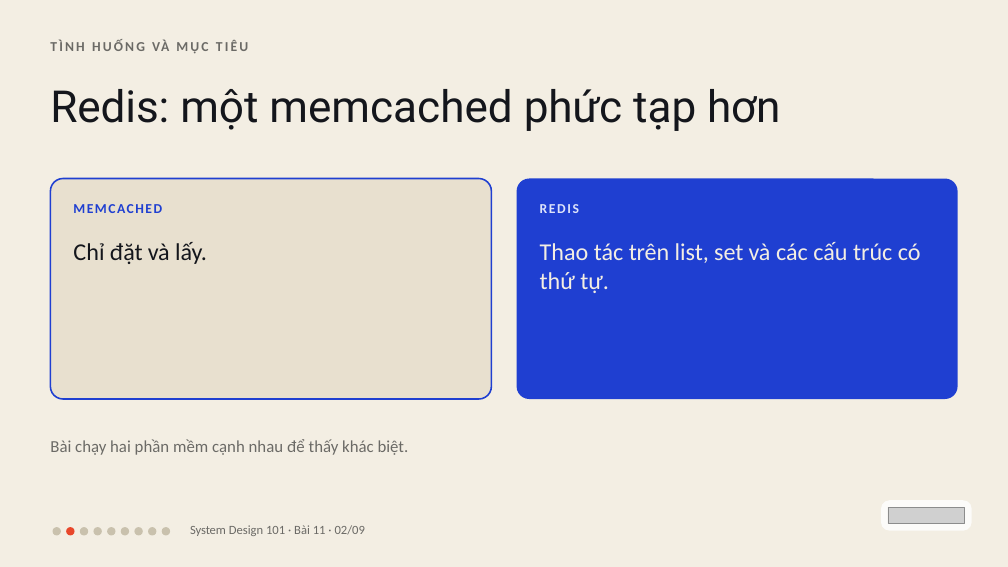
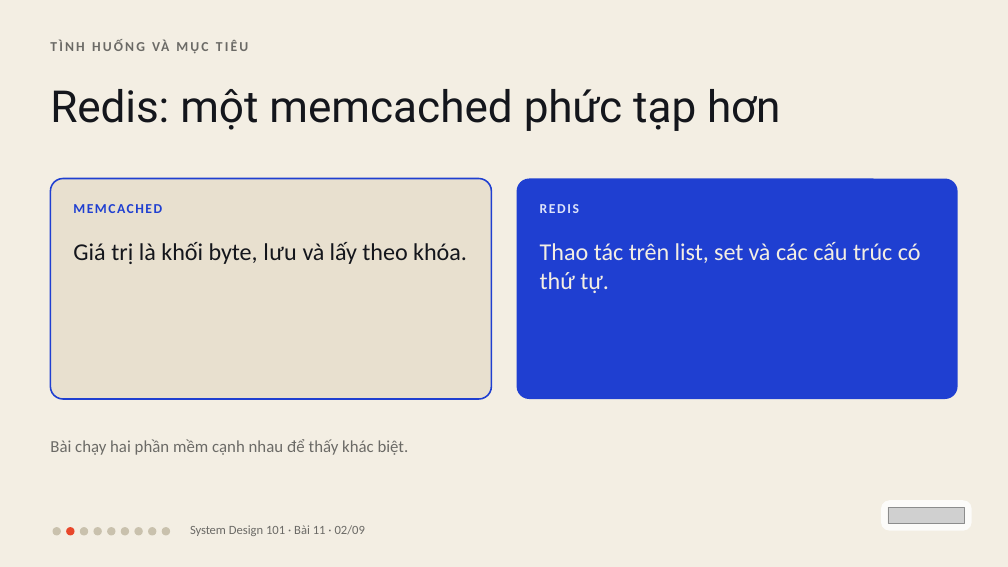
Before and after one commit to vohoailinh90/tool-marketing-studio, a slide deck: slide 2 of system-design-101/vi/lessons/sd-06-011/slides/sd-06-011.pptx. Drawn at 1008x567 pixels with LibreOffice and Linux fonts; fonts in the diff are those of the drawing; grey boxes stand for pictures. Boxes give left, top, right and bottom in pixels: in the first picture for what was removed or moved away, otherwise in the second. Text is boxed around its words. In the diff, an @@ line names an element or a change of style, - is before the commit and + after.

```diff
--- a/system-design-101/vi/lessons/sd-06-011/slides/sd-06-011.pptx
+++ b/system-design-101/vi/lessons/sd-06-011/slides/sd-06-011.pptx
@@ text at box(73, 242, 467, 264): text changed @@
-Chỉ đặt và lấy.
+Giá trị là khối byte, lưu và lấy theo khóa.
```
Also in this commit, not shown: 1 other file.
